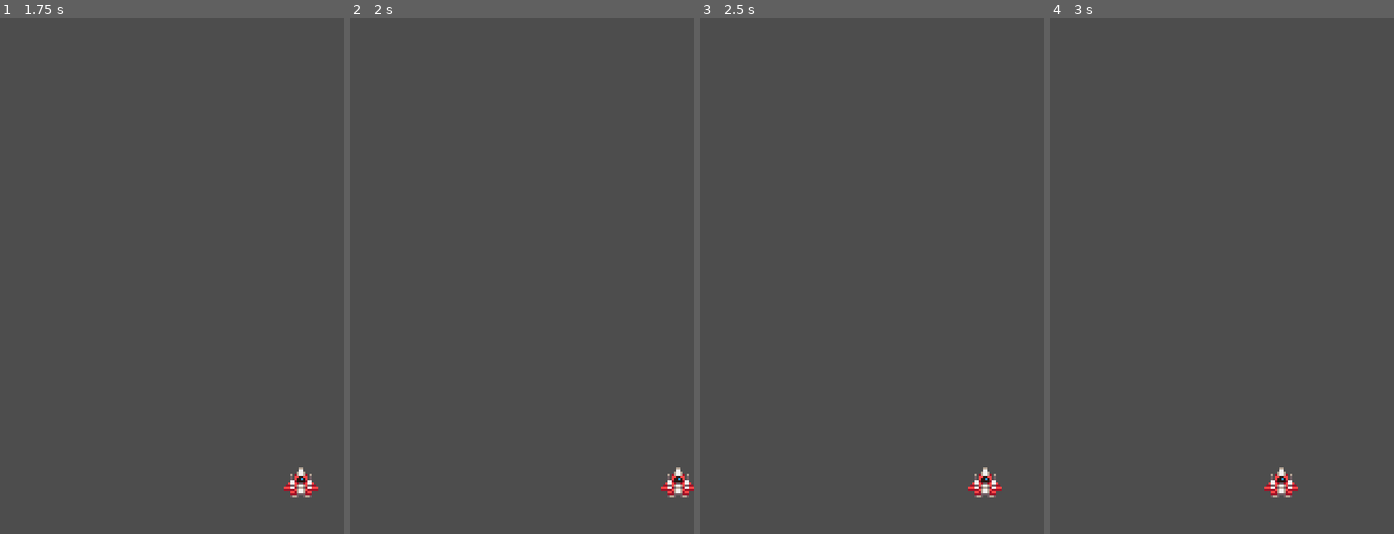
Above: before the commit, frames 1-4 (left to right).
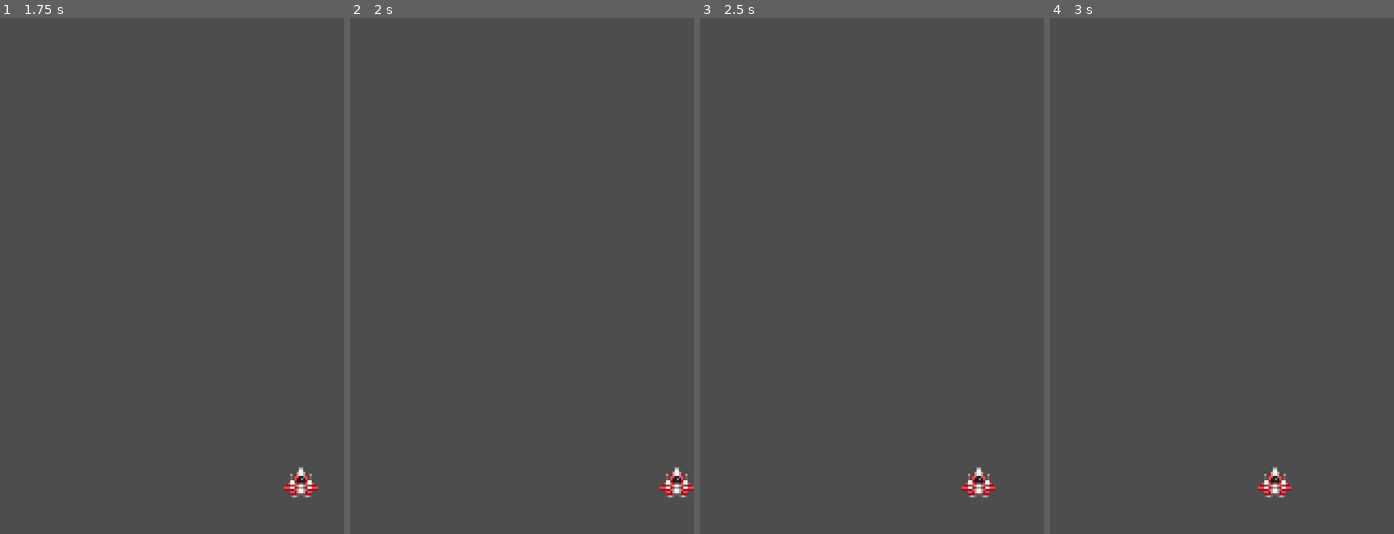
Above: after the commit, the same moments.

Repository: CursedSpiderBoi/Space-Shooter
Game: Godot game, scene res://world.tscn
Same seed, same stepped clock (60 frames per second), same inputs: the game is played once before the commit and once after it.
Inputs:
- Up to frame 1 (1.75 s): tap Enter at 0.5 s; hold Right (ui_right) from 0.53 s (still down)
- Up to frame 2 (2 s): keep holding Right (ui_right)
- Up to frame 3 (2.5 s): release Right (ui_right) at 2.03 s; hold Left (ui_left) from 2.03 s (still down)
- Up to frame 4 (3 s): keep holding Left (ui_left)

Frame 1 is identical in both runs. In frame 2, 0.2% of the frame differs, in the area x 90-100%, y 87-93%; in frame 3, 0.4%, in the area x 76-88%, y 87-93%; in frame 4, 0.4%.

Commit message:
we do work

Diff:
--- a/components/move_input_component.gd
+++ b/components/move_input_component.gd
@@ -1,8 +1,9 @@
 class_name MoveInputComponent
 extends Node
 
+@export var move_stats: MoveStats
 @export var move_component: MoveComponent
 
 func _input(event):
 	var input_axis = Input.get_axis("ui_left","ui_right") # returns a value between -1,1 depending upon pressed button
-	move_component.velocity=Vector2(input_axis*50,0)
+	move_component.velocity=Vector2(move_stats.speed*input_axis,0)
--- /dev/null
+++ b/components/move_stats.gd
@@ -0,0 +1,5 @@
+class_name MoveStats
+extends Resource
+
+
+@export var speed : int = 100
--- a/player_ship/ship.tscn
+++ b/player_ship/ship.tscn
@@ -1,8 +1,10 @@
-[gd_scene load_steps=8 format=3 uid="uid://cr7cj5x3sgiiw"]
+[gd_scene load_steps=10 format=3 uid="uid://cr7cj5x3sgiiw"]
 
 [ext_resource type="Texture2D" uid="uid://dg85bxrc25uug" path="res://assets/ship.png" id="1_ghotx"]
 [ext_resource type="Script" path="res://components/move_component.gd" id="2_cor1c"]
 [ext_resource type="Script" path="res://components/move_input_component.gd" id="3_dpe1j"]
+[ext_resource type="Resource" uid="uid://4plg1bh0ta2v" path="res://player_ship/ship_move_stats.tres" id="4_ml0jc"]
+[ext_resource type="Script" path="res://components/position_clamp_component.gd" id="5_3ytbj"]
 
 [sub_resource type="AtlasTexture" id="AtlasTexture_we57x"]
 atlas = ExtResource("1_ghotx")
@@ -55,4 +57,9 @@
 
 [node name="MoveInputComponent" type="Node" parent="." node_paths=PackedStringArray("move_component")]
 script = ExtResource("3_dpe1j")
+move_stats = ExtResource("4_ml0jc")
 move_component = NodePath("../MoveComponent")
+
+[node name="PositionClampComponent" type="Node2D" parent="." node_paths=PackedStringArray("actor")]
+script = ExtResource("5_3ytbj")
+actor = NodePath("..")
--- /dev/null
+++ b/player_ship/ship_move_stats.tres
@@ -0,0 +1,7 @@
+[gd_resource type="Resource" script_class="MoveStats" load_steps=2 format=3 uid="uid://4plg1bh0ta2v"]
+
+[ext_resource type="Script" path="res://components/move_stats.gd" id="1_t5cuk"]
+
+[resource]
+script = ExtResource("1_t5cuk")
+speed = 50
